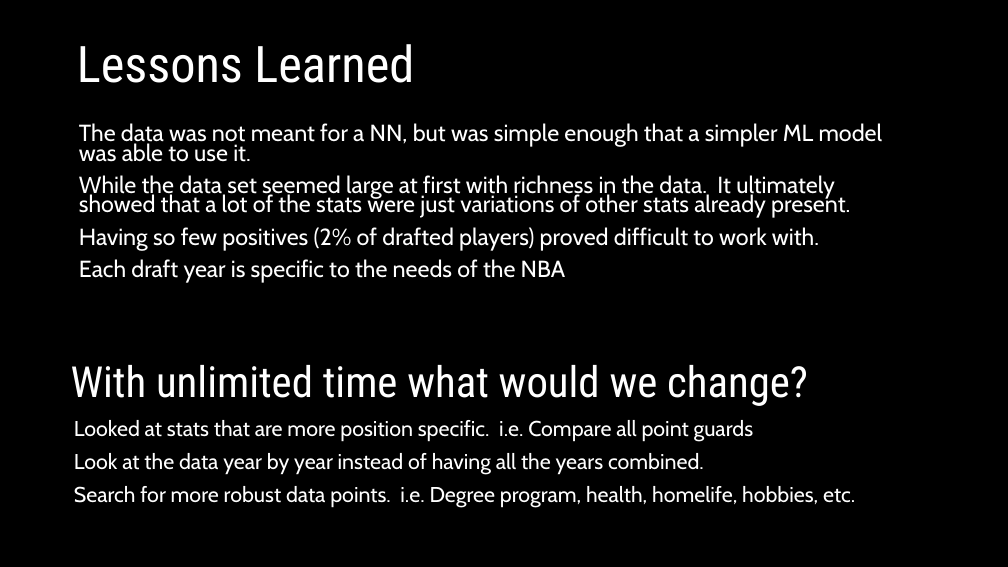
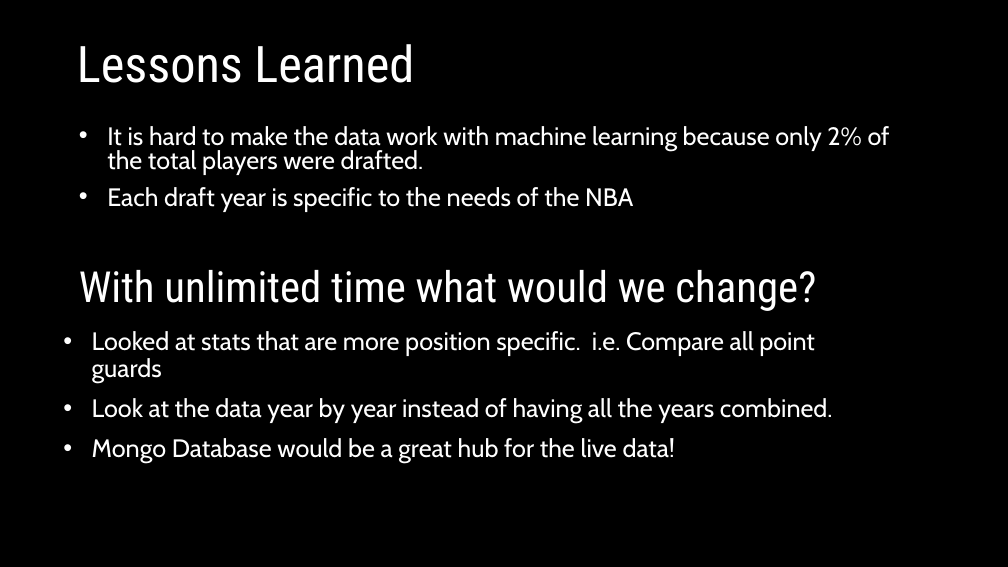
Before and after one commit to mleroseandrews/Making_the_NBA, a slide deck: slide 7 of Powerpoint.pptx (slide 16 before the commit). Drawn at 1008x567 pixels with LibreOffice and Linux fonts; fonts in the diff are those of the drawing; background and template pictures are left out. Boxes give left, top, right and bottom in pixels: in the first picture for what was removed or moved away, otherwise in the second. Text is boxed around its words. In the diff, an @@ line names an element or a change of style, - is before the commit and + after.

Commit message:
Final Presentation

```diff
--- a/Powerpoint.pptx
+++ b/Powerpoint.pptx
@@ text at box(107, 126, 890, 175): text changed; size 22.2 to 24 pt @@
-The data was not meant for a NN, but was simple enough that a simpler ML model was able to use it.
-While the data set seemed large at first with richness in the data. It ultimately showed that a lot of the stats were just variations of other stats already present.
-Having so few positives (2% of drafted players) proved difficult to work with.
+• It is hard to make the data work with machine learning because only 2% of the total players were drafted.
@@ text at box(107, 187, 633, 212): size 22.2 to 24 pt in "Each draft year is specific to the ..."; bullet none to •; line spacing 0.7 to 0.8 @@
@@ text "With unlimited time what would ...": place and size @@
-text "With unlimited time what would ..." at box(71, 365, 808, 406)
+text "With unlimited time what would ..." at box(79, 270, 816, 311)
@@ text "Looked at stats that are ...": place and size @@
-text "Looked at stats that are ..." at box(74, 420, 855, 508)
+text "Looked at stats that are ..." at box(92, 331, 833, 463)
@@ text at box(92, 331, 833, 423): size 20.4 to 24 pt in "Looked at stats that are more position ...", "Look at the data year by year ..."; bullet none to •; line spacing 0.8 to 0.9 @@
@@ text at box(92, 438, 676, 463): text changed; size 20.4 to 24 pt @@
-Search for more robust data points. i.e. Degree program, health, homelife, hobbies, etc.
+• Mongo Database would be a great hub for the live data!
```
Also in this commit, not shown: 2 other slides changed, 1 slide added, 10 slides removed.
